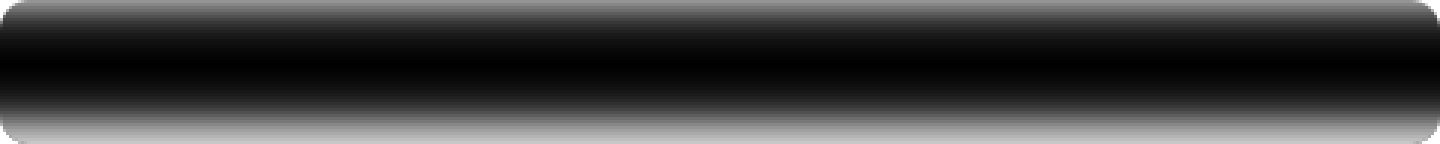
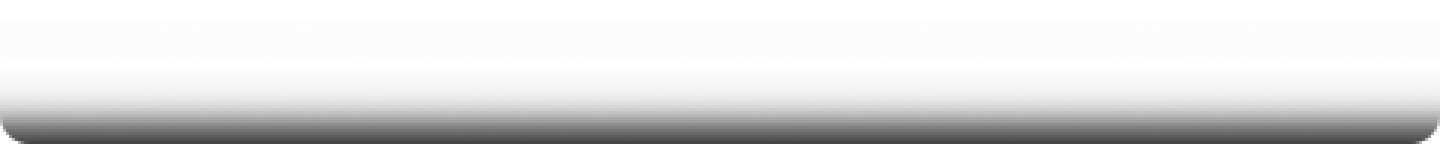
Revision of a layered 1440 x 144 image; what changed, layer by layer:
removed layer "Curves 1" over [0, 0, 1440, 144]
